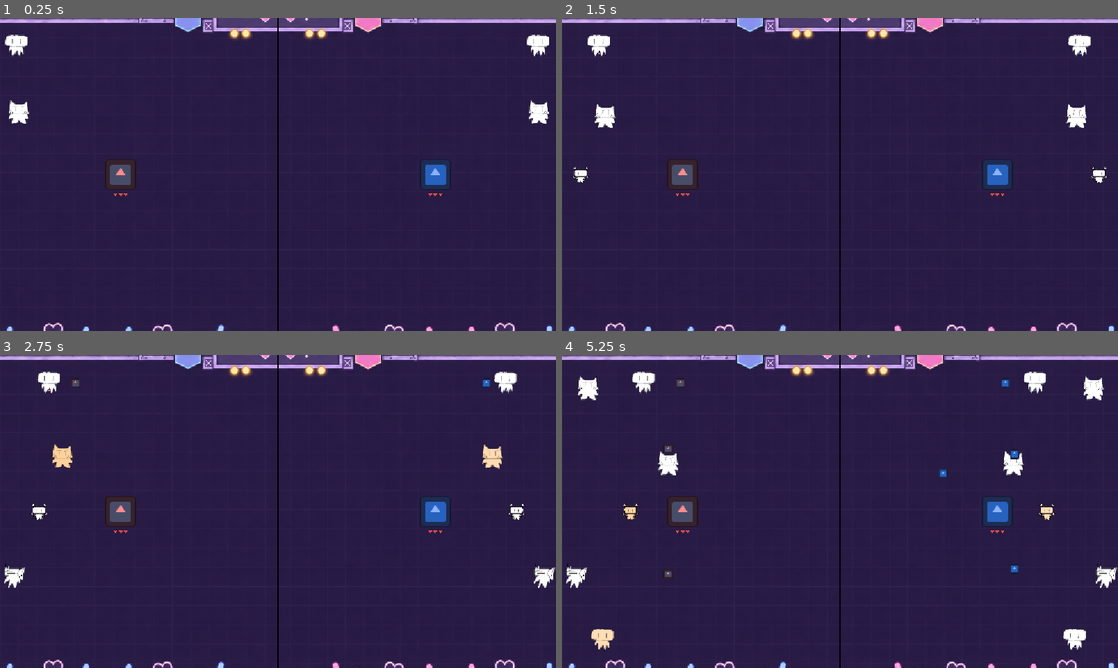
Above: before the commit, frames 1-4 (two rows, left to right).
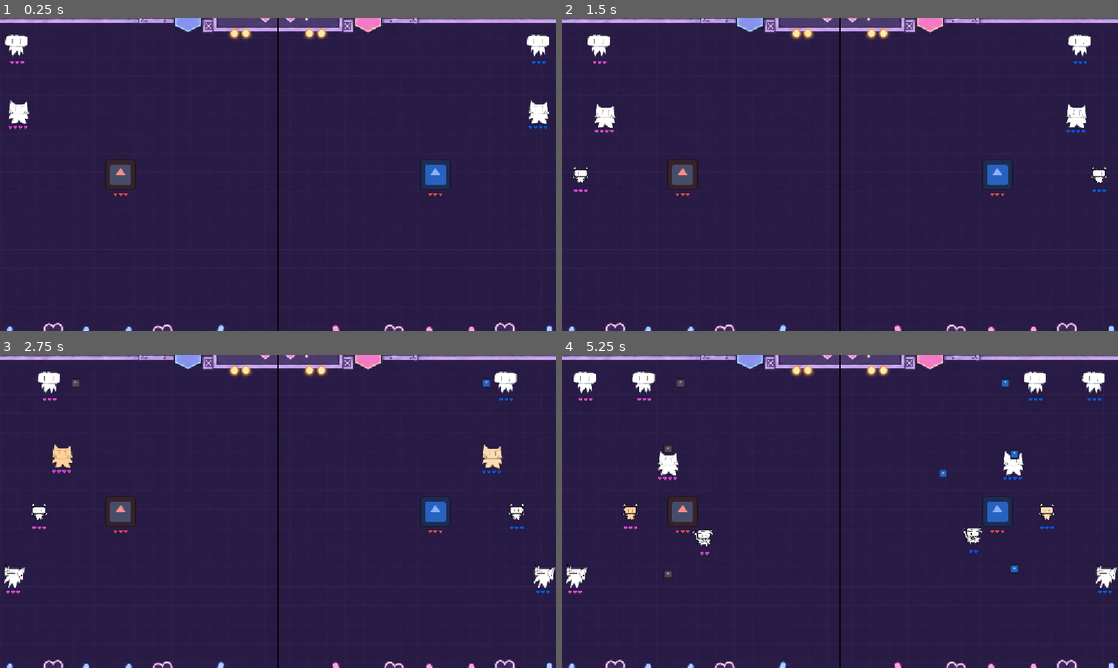
Above: after the commit, the same moments.

Repository: Benzenism/2026-IT-ARENA-GAME-JAM-TEAM-2
Game: Godot game, scene res://scenes/test/fan_player_test.tscn
The game is run twice, just before and just after one commit, with the same random seed, the same clock (stepped at 60 frames per second) and the same inputs. This scene is started directly instead of the project's main scene. The engine's default icon, where the game draws it, is replaced by a stand-in: a white triangle on a blue panel in a dark square.
Inputs:
- Up to frame 1 (0.25 s): no input
- Up to frame 2 (1.5 s): no input
- Up to frame 3 (2.75 s): no input
- Up to frame 4 (5.25 s): no input

The runs differ from the first frame. In frame 1, less than 0.1% of the frame differs, in the area x 1-99%, y 11-36%; in frame 2, 0.1%; in frame 3, 0.2%; in frame 4, 1.4%, in the area x 1-99%, y 5-95%.

Commit message:
feat: add guard fans and improve combat feedback

Diff:
--- /dev/null
+++ b/behaviors/attack/NoAttack.tscn
@@ -0,0 +1,6 @@
+[gd_scene load_steps=2 format=3]
+
+[ext_resource type="Script" path="res://behaviors/attack/no_attack.gd" id="1"]
+
+[node name="NoAttack" type="Node"]
+script = ExtResource("1")
--- a/behaviors/attack/camera_flash_attack.gd
+++ b/behaviors/attack/camera_flash_attack.gd
@@ -1,7 +1,7 @@
 extends FanAttack
 ## A warned, non-damaging circular flash that slows opposing idols.
 
-@export var radius: float = 80.0
+@export var radius: float = 200.0
 @export_range(0.0, 1.0) var slow_multiplier: float = 0.5
 @export var slow_duration: float = 1.0
 @export_flags_2d_physics var target_mask: int = 1
--- /dev/null
+++ b/behaviors/attack/no_attack.gd
@@ -0,0 +1,6 @@
+extends FanAttack
+## Passive fans never start an attack or warning timer.
+
+
+func is_enabled() -> bool:
+	return false
--- /dev/null
+++ b/behaviors/movement/OrbitMovement.tscn
@@ -0,0 +1,6 @@
+[gd_scene load_steps=2 format=3]
+
+[ext_resource type="Script" path="res://behaviors/movement/orbit_movement.gd" id="1"]
+
+[node name="OrbitMovement" type="Node"]
+script = ExtResource("1")
--- /dev/null
+++ b/behaviors/movement/orbit_movement.gd
@@ -0,0 +1,45 @@
+extends FanMovement
+## Orbit the owning player while following their movement without teleporting.
+
+@export var orbit_radius: float = 140.0
+@export var angular_speed: float = 0.65
+@export var follow_gain: float = 8.0
+
+var angle: float = 0.0
+
+
+func _ready() -> void:
+	var fan := get_parent() as Fan
+	# Different initial phases help multiple guards cover different sides.
+	angle = TAU * float(fan.get_instance_id() % 32) / 32.0
+
+
+func _physics_process(delta: float) -> void:
+	var fan := get_parent() as Fan
+	if not is_instance_valid(fan) or fan.is_despawning or not _has_ally(fan):
+		return
+	angle = fposmod(angle + angular_speed * delta, TAU)
+
+
+func get_direction(fan: Fan) -> Vector2:
+	if not _has_ally(fan) or fan.club.move_speed <= 0.0:
+		return Vector2.ZERO
+	var radial := Vector2.from_angle(angle)
+	var raw_position := fan.ally_player.global_position + radial * orbit_radius
+	# Keep guards in the arena when the ideal orbit crosses an edge.
+	var margin := Vector2.ONE * 30.0
+	var desired_position := raw_position.clamp(fan.arena_rect.position + margin, fan.arena_rect.end - margin)
+	var tangent_velocity := radial.orthogonal() * orbit_radius * angular_speed
+	var feed_forward := fan.ally_player.velocity + tangent_velocity
+	if not is_equal_approx(raw_position.x, desired_position.x):
+		feed_forward.x = 0.0
+	if not is_equal_approx(raw_position.y, desired_position.y):
+		feed_forward.y = 0.0
+	var correction := (desired_position - fan.global_position) * follow_gain
+	var desired_velocity := feed_forward + correction
+	return (desired_velocity / fan.club.move_speed).limit_length(1.0)
+
+
+func _has_ally(fan: Fan) -> bool:
+	return is_instance_valid(fan.ally_player) and fan.ally_player.is_inside_tree() \
+		and (not fan.ally_player.has_method("is_combat_active") or fan.ally_player.is_combat_active())
--- /dev/null
+++ b/data/fanclubs/guard_fan.tres
@@ -0,0 +1,24 @@
+[gd_resource type="Resource" script_class="FanClubData" load_steps=5 format=3]
+
+[ext_resource type="Script" path="res://scripts/fan/fan_club_data.gd" id="1_data"]
+[ext_resource type="PackedScene" path="res://behaviors/movement/OrbitMovement.tscn" id="2_move"]
+[ext_resource type="PackedScene" path="res://behaviors/attack/NoAttack.tscn" id="3_attack"]
+[ext_resource type="Texture2D" path="res://sprites/fans/fan_guard.png" id="4_sprite"]
+
+[resource]
+script = ExtResource("1_data")
+club_id = &"guard"
+display_name = "응원봉부대"
+description = "자기 아이돌 주변을 공전하며 적 탄환을 대신 막습니다."
+sprite_texture = ExtResource("4_sprite")
+sprite_scale = Vector2(0.07974482, 0.07974482)
+hit_flash_duration = 0.25
+max_hp = 2
+hitbox_radius = 30.0
+move_speed = 420.0
+population_cost = 2
+respawn_delay = 8.0
+movement_scene = ExtResource("2_move")
+attack_scene = ExtResource("3_attack")
+requires_ally_player = true
+intercepts_projectiles = true
--- a/scenes/fan/fan.gd
+++ b/scenes/fan/fan.gd
@@ -6,9 +6,14 @@
 signal shoot_requested(scene: PackedScene, origin: Vector2, direction: Vector2,
 		team_id: int, bounds: Rect2, lifetime: float, speed: float)
 
+const HEART_POINTS := [Vector2(0, 8), Vector2(-8, 1), Vector2(-9, -3),
+	Vector2(-7, -7), Vector2(-3, -8), Vector2(0, -5), Vector2(3, -8),
+	Vector2(7, -7), Vector2(9, -3), Vector2(8, 1), Vector2(0, 8)]
+
 @export var club: FanClubData
 @export var team_id: int = 1
 @export var show_trajectory_guides: bool = false
+@export var ally_player: CharacterBody2D
 var enemy_player: CharacterBody2D
 var arena_rect := Rect2(0, 0, 1280, 720)
 var hp: int
@@ -19,6 +24,8 @@
 var is_charging: bool = false
 var charge_base_color := Color.WHITE
 var first_attack_offset: float = 0.0
+var hit_flash_tween: Tween
+var hit_flash_base_color := Color.WHITE
 
 @onready var attack_timer: Timer = $AttackTimer
 @onready var sprite: Sprite2D = $Sprite2D
@@ -29,11 +36,19 @@
 	assert(club != null and club.movement_scene != null and club.attack_scene != null,
 		"Assign a FanClubData with movement and attack scenes before add_child().")
 	hp = club.max_hp
+	var body_collision := $CollisionShape2D as CollisionShape2D
+	var original_shape := body_collision.shape as CircleShape2D
+	if original_shape != null and not is_equal_approx(original_shape.radius, club.hitbox_radius):
+		var instance_shape := original_shape.duplicate() as CircleShape2D
+		instance_shape.radius = maxf(1.0, club.hitbox_radius)
+		body_collision.shape = instance_shape
 	if club.sprite_texture != null:
 		sprite.texture = club.sprite_texture
 		sprite.scale = club.sprite_scale * 1.15
 	motion_mode = CharacterBody2D.MOTION_MODE_FLOATING
 	add_to_group("fans")
+	if club.intercepts_projectiles:
+		add_to_group("projectile_guards")
 	movement = club.movement_scene.instantiate() as FanMovement
 	attack = club.attack_scene.instantiate() as FanAttack
 	assert(movement != null and attack != null, "Invalid fan behavior scene.")
@@ -53,7 +68,8 @@
 	attack_timer.wait_time = maxf(0.05, club.attack_interval - charge_timer.wait_time)
 	attack_timer.one_shot = true
 	attack_timer.timeout.connect(_on_attack_timeout)
-	attack_timer.start(attack_timer.wait_time + maxf(0.0, first_attack_offset))
+	if attack.is_enabled():
+		attack_timer.start(attack_timer.wait_time + maxf(0.0, first_attack_offset))
 
 func _process(_delta: float) -> void:
 	if is_charging:
@@ -86,11 +102,16 @@
 				draw_line(origin, origin + aim * length, line_color, 2.5, true)
 		attack.draw_telegraph(self)
 	attack.draw_effect(self)
-	var health_color := Color("f16f8a") if team_id == 1 else Color("69a9ff")
+	if is_despawning:
+		return
+	var health_color := Color("e845e0") if team_id == 1 else Color("0c56f6")
 	for i in range(club.max_hp):
-		var offset := (i - (club.max_hp - 1) * 0.5) * 6.0
-		draw_circle(Vector2(offset, 30), 1.8,
-			health_color if i < hp else Color("35415b"))
+		var offset := Vector2((i - (club.max_hp - 1) * 0.5) * 21.0, 68.0)
+		var points := PackedVector2Array()
+		for point in HEART_POINTS:
+			points.append(point + offset)
+		draw_colored_polygon(points, health_color if i < hp else Color("717682"))
+		draw_polyline(points, Color("1b2029"), 2.0, true)
 
 
 func _telegraph_length(origin: Vector2, direction: Vector2) -> float:
@@ -121,7 +142,7 @@
 
 
 func _on_attack_timeout() -> void:
-	if not is_combat_active():
+	if not is_combat_active() or not attack.is_enabled():
 		return
 	attack.prepare(self)
 	is_charging = true
@@ -152,9 +173,23 @@
 	if not is_combat_active() or amount <= 0:
 		return
 	hp = maxi(0, hp - amount)
+	_show_hit_flash()
 	queue_redraw()
 	if hp == 0:
 		die()
+
+
+func _show_hit_flash() -> void:
+	if club.hit_flash_duration <= 0.0:
+		return
+	if hit_flash_tween != null and hit_flash_tween.is_running():
+		hit_flash_tween.kill()
+	else:
+		hit_flash_base_color = sprite.modulate
+	sprite.modulate = Color(hit_flash_base_color.r, hit_flash_base_color.g * 0.15,
+		hit_flash_base_color.b * 0.15, hit_flash_base_color.a)
+	hit_flash_tween = create_tween()
+	hit_flash_tween.tween_property(sprite, "modulate", hit_flash_base_color, club.hit_flash_duration)
 
 
 func heal(amount: int) -> void:
@@ -182,4 +217,14 @@
 	attack_timer.stop()
 	charge_timer.stop()
 	despawned.emit(club.population_cost)
-	queue_free()
+	if has_died and club.hit_flash_duration > 0.0:
+		if hit_flash_tween != null and hit_flash_tween.is_running():
+			hit_flash_tween.kill()
+		set_deferred("collision_layer", 0)
+		var faded_color := sprite.modulate
+		faded_color.a = 0.0
+		var death_tween := create_tween()
+		death_tween.tween_property(sprite, "modulate", faded_color, club.hit_flash_duration)
+		death_tween.tween_callback(queue_free)
+	else:
+		queue_free()
--- a/scenes/projectile/projectile.gd
+++ b/scenes/projectile/projectile.gd
@@ -34,6 +34,31 @@
 		return
 	if body.has_method("is_combat_active") and not body.is_combat_active():
 		return
+	# If both shapes touch the same bullet, the defending fan gets the hit.
+	if body.is_in_group("idols"):
+		var guard := _overlapping_guard(body)
+		if guard != null:
+			body = guard
 	consumed = true
 	body.take_damage(damage)
 	queue_free()
+
+
+func _overlapping_guard(idol: Node2D) -> Fan:
+	var collision := $CollisionShape2D as CollisionShape2D
+	var query := PhysicsShapeQueryParameters2D.new()
+	query.shape = collision.shape
+	query.transform = collision.global_transform
+	query.collision_mask = 2
+	var nearest: Fan
+	var nearest_distance := INF
+	for result in get_world_2d().direct_space_state.intersect_shape(query, 128):
+		var guard := result.collider as Fan
+		if guard == null or not guard.is_in_group("projectile_guards") \
+				or guard.team_id != idol.get("team_id") or not guard.is_combat_active():
+			continue
+		var distance := global_position.distance_squared_to(guard.global_position)
+		if distance < nearest_distance:
+			nearest = guard
+			nearest_distance = distance
+	return nearest
--- a/scenes/test/fan_player_test.gd
+++ b/scenes/test/fan_player_test.gd
@@ -5,6 +5,7 @@
 const ANTI: FanClubData = preload("res://data/fanclubs/anti_fan.tres")
 const DIAGONAL: FanClubData = preload("res://data/fanclubs/diagonal_fan.tres")
 const CAMERA: FanClubData = preload("res://data/fanclubs/camera_fan.tres")
+const GUARD: FanClubData = preload("res://data/fanclubs/guard_fan.tres")
 const PLACEHOLDER: Texture2D = preload("res://icon.svg")
 
 var teams: Array[TeamController] = []
@@ -32,7 +33,8 @@
 		var team := TeamController.new()
 		team.name = "Team%d" % (i + 1)
 		team.team_id = i + 1
-		team.owned_clubs = [NORMAL, ANTI, DIAGONAL, CAMERA]
+		team.owned_clubs = [NORMAL, ANTI, DIAGONAL, CAMERA, GUARD]
+		team.ally_player = players[i]
 		team.enemy_player = players[1 - i]
 		team.fan_container = fans
 		team.projectile_spawner = projectiles
--- a/scripts/attack/fan_attack.gd
+++ b/scripts/attack/fan_attack.gd
@@ -4,6 +4,10 @@
 
 ## Each instance locks its own shot directions at the beginning of the warning.
 var prepared_directions: Array[Vector2] = []
+
+
+func is_enabled() -> bool:
+	return true
 
 
 func prepare(_fan: Fan) -> void:
--- a/scripts/fan/fan_club_data.gd
+++ b/scripts/fan/fan_club_data.gd
@@ -10,11 +10,14 @@
 @export_group("Visuals")
 @export var sprite_texture: Texture2D
 @export var sprite_scale: Vector2 = Vector2.ONE
+@export_range(0.0, 2.0, 0.05) var hit_flash_duration: float = 0.0
 
 @export_group("Stats")
 @export_range(1, 100) var max_hp: int = 3
+@export_range(1.0, 100.0) var hitbox_radius: float = 14.0
 @export var move_speed: float = 68.0
 @export_range(1, 16) var population_cost: int = 1
+@export_range(0.0, 60.0, 0.5) var respawn_delay: float = 0.0
 @export_range(0.05, 30.0) var attack_interval: float = 1.0
 @export_range(0.15, 3.0) var charge_duration: float = 0.5
 @export_range(30.0, 1000.0) var projectile_speed: float = 230.0
@@ -25,3 +28,5 @@
 @export var attack_scene: PackedScene
 @export var projectile_scene: PackedScene
 @export var ability_scenes: Array[PackedScene] = []
+@export var requires_ally_player: bool = false
+@export var intercepts_projectiles: bool = false
--- a/scripts/team/team_controller.gd
+++ b/scripts/team/team_controller.gd
@@ -14,11 +14,13 @@
 var used_population: int = 0
 var next_spawn_index: int = 0
 var spawn_count: int = 0
+var ally_player: CharacterBody2D
 var enemy_player: CharacterBody2D
 var fan_container: Node2D
 var projectile_spawner: ProjectileSpawner
 var arena_rect := Rect2(0, 0, 1280, 720)
 var spawn_timer: Timer
+var respawn_cooldowns: Dictionary = {}
 
 
 func _ready() -> void:
@@ -30,6 +32,15 @@
 	spawn_timer.start()
 
 
+func _physics_process(delta: float) -> void:
+	for club in respawn_cooldowns.keys():
+		var remaining: float = respawn_cooldowns[club] - delta
+		if remaining <= 0.0:
+			respawn_cooldowns.erase(club)
+		else:
+			respawn_cooldowns[club] = remaining
+
+
 func try_spawn() -> Fan:
 	var count := owned_clubs.size()
 	if count == 0:
@@ -38,6 +49,10 @@
 		var index := (next_spawn_index + offset) % count
 		var club := owned_clubs[index]
 		if club == null or used_population + club.population_cost > population_limit:
+			continue
+		if respawn_cooldowns.has(club):
+			continue
+		if club.requires_ally_player and not _has_ally_player():
 			continue
 		var fan := spawn_fan(club)
 		if fan != null:
@@ -52,9 +67,14 @@
 		return null
 	if used_population + club.population_cost > population_limit:
 		return null
+	if respawn_cooldowns.has(club):
+		return null
+	if club.requires_ally_player and not _has_ally_player():
+		return null
 	var fan := FAN_SCENE.instantiate() as Fan
 	fan.club = club
 	fan.team_id = team_id
+	fan.ally_player = ally_player
 	fan.enemy_player = enemy_player
 	fan.arena_rect = arena_rect
 	# Spread out the first shots so simultaneous spawns do not form an unavoidable wall.
@@ -64,6 +84,7 @@
 	var spawn_y := arena_rect.position.y + 68 + lane * (arena_rect.size.y - 136) / 4.0
 	fan.position = fan_container.to_local(Vector2(spawn_x, spawn_y))
 	fan.despawned.connect(_on_fan_despawned)
+	fan.died.connect(_on_fan_died.bind(club))
 	fan.shoot_requested.connect(projectile_spawner.request_shot)
 	# Reserve the cost before entering the tree, where callbacks may execute.
 	used_population += club.population_cost
@@ -74,6 +95,16 @@
 	return fan
 
 
+func _has_ally_player() -> bool:
+	return is_instance_valid(ally_player) and ally_player.is_inside_tree() \
+		and not ally_player.is_queued_for_deletion()
+
+
+func _on_fan_died(club: FanClubData) -> void:
+	if club.respawn_delay > 0.0:
+		respawn_cooldowns[club] = club.respawn_delay
+
+
 func _on_fan_despawned(cost: int) -> void:
 	used_population = maxi(0, used_population - cost)
 	population_changed.emit()
Not shown, added: behaviors/attack/no_attack.gd.uid
Not shown, added: behaviors/movement/orbit_movement.gd.uid
Binary file added: sprites/fans/fan_guard.png
Not shown, added: sprites/fans/fan_guard.png.import
